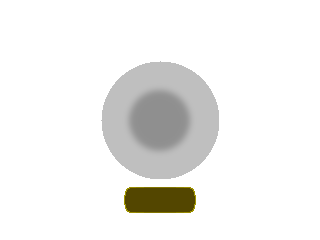
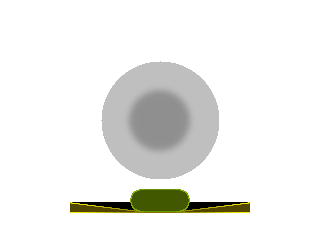
Layers edited between the first and the second (320, 240) image:
painted on "box", unmasked it over [124, 187, 196, 213]
added layer "buttom_bg variation" above "Center" over [70, 202, 250, 213]
